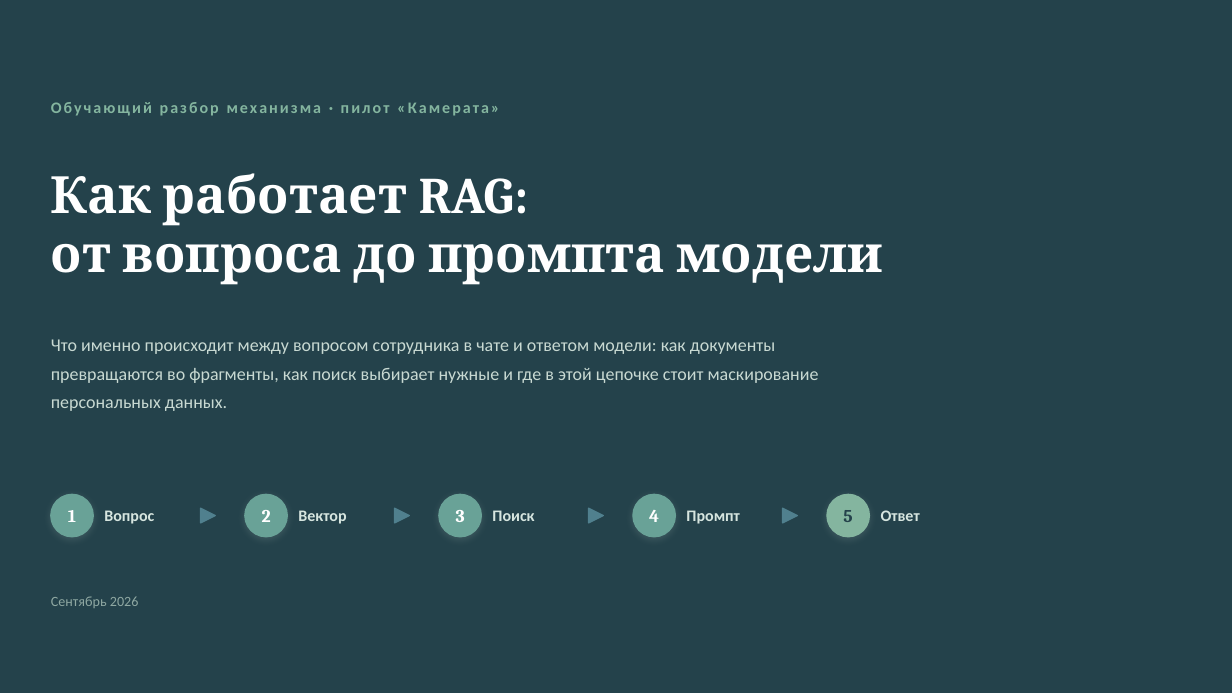
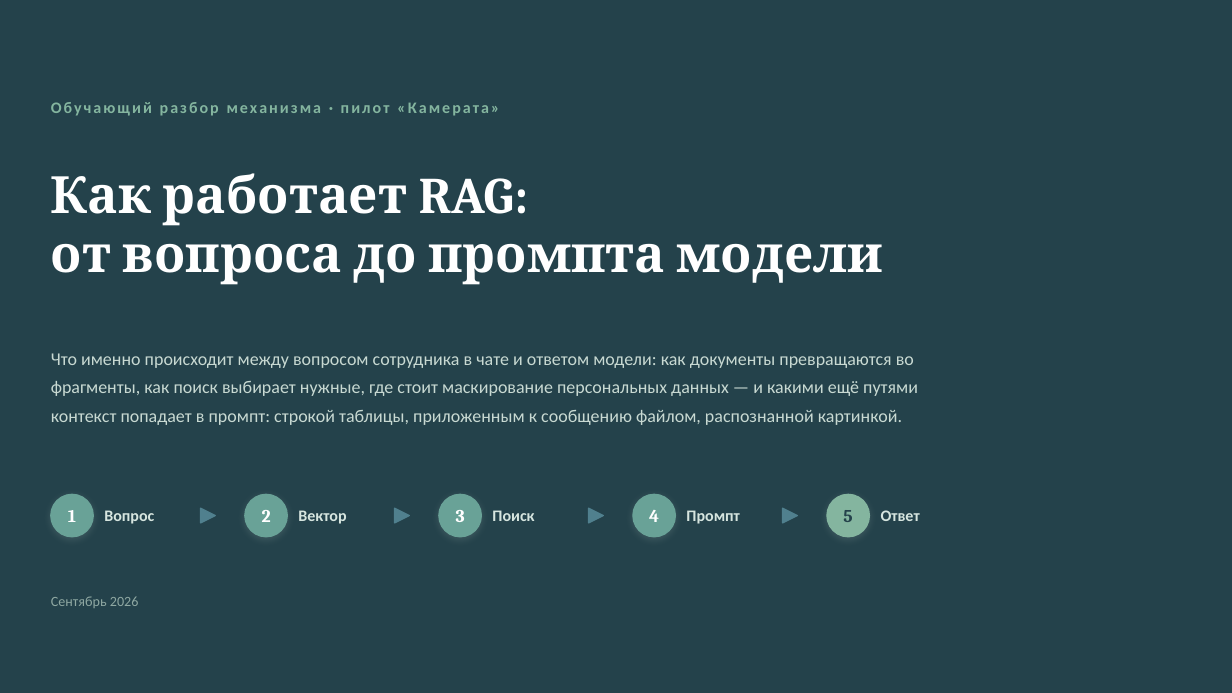
Before and after one commit to vladilslavandrosov-prog/job-RAG, a slide deck: slide 1 of docs/presentations/case-22-kak-rabotaet-rag-ot-voprosa-do-modeli.pptx. Drawn at 1232x693 pixels with LibreOffice and Linux fonts; fonts in the diff are those of the drawing. Boxes give left, top, right and bottom in pixels: in the first picture for what was removed or moved away, otherwise in the second. Text is boxed around its words. In the diff, an @@ line names an element or a change of style, - is before the commit and + after.

```diff
--- a/docs/presentations/case-22-kak-rabotaet-rag-ot-voprosa-do-modeli.pptx
+++ b/docs/presentations/case-22-kak-rabotaet-rag-ot-voprosa-do-modeli.pptx
@@ text at box(51, 353, 918, 425): text changed @@
-Что именно происходит между вопросом сотрудника в чате и ответом модели: как документы превращаются во фрагменты, как поиск выбирает нужные и где в этой цепочке стоит маскирование персональных данных.
+Что именно происходит между вопросом сотрудника в чате и ответом модели: как документы превращаются во фрагменты, как поиск выбирает нужные, где стоит маскирование персональных данных — и какими ещё путями контекст попадает в промпт: строкой таблицы, приложенным к сообщению файлом, распознанной картинкой.
```
Also in this commit, not shown: 1 other slide changed, 7 slides added.
